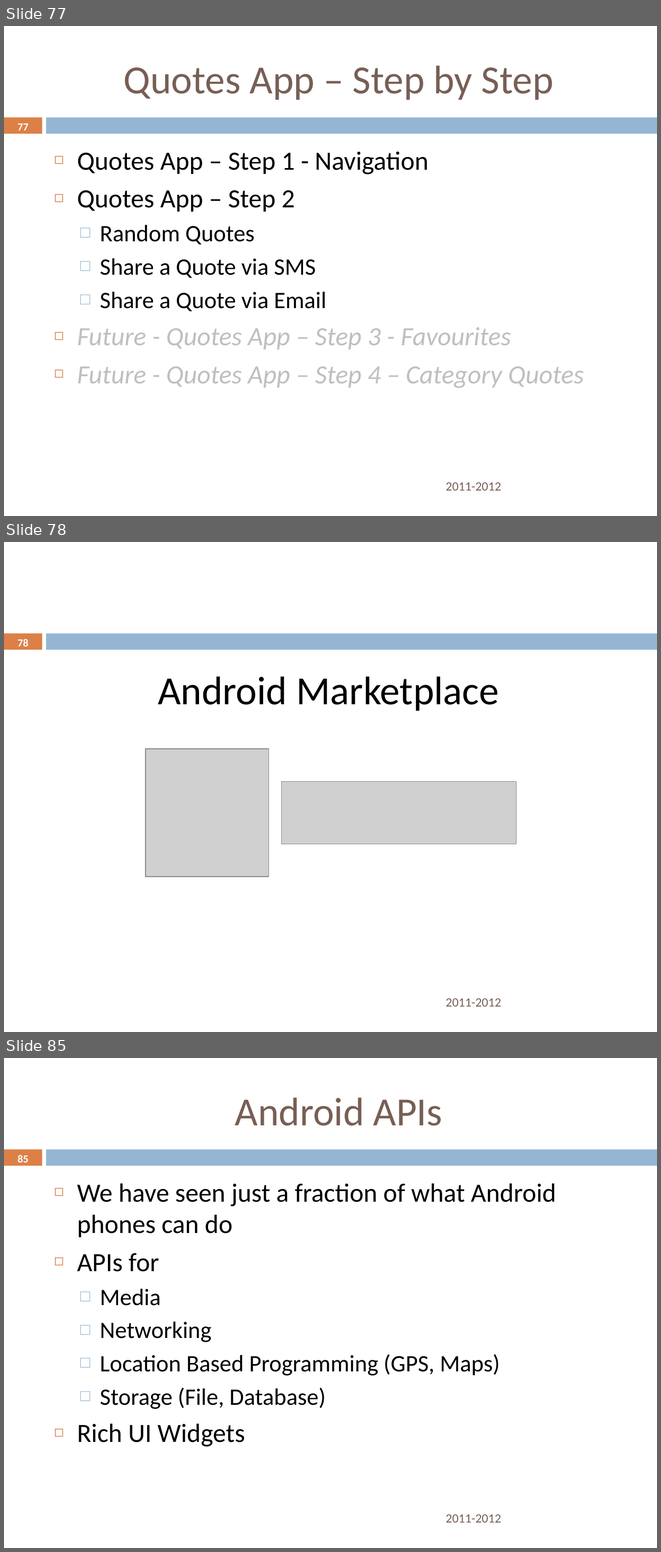
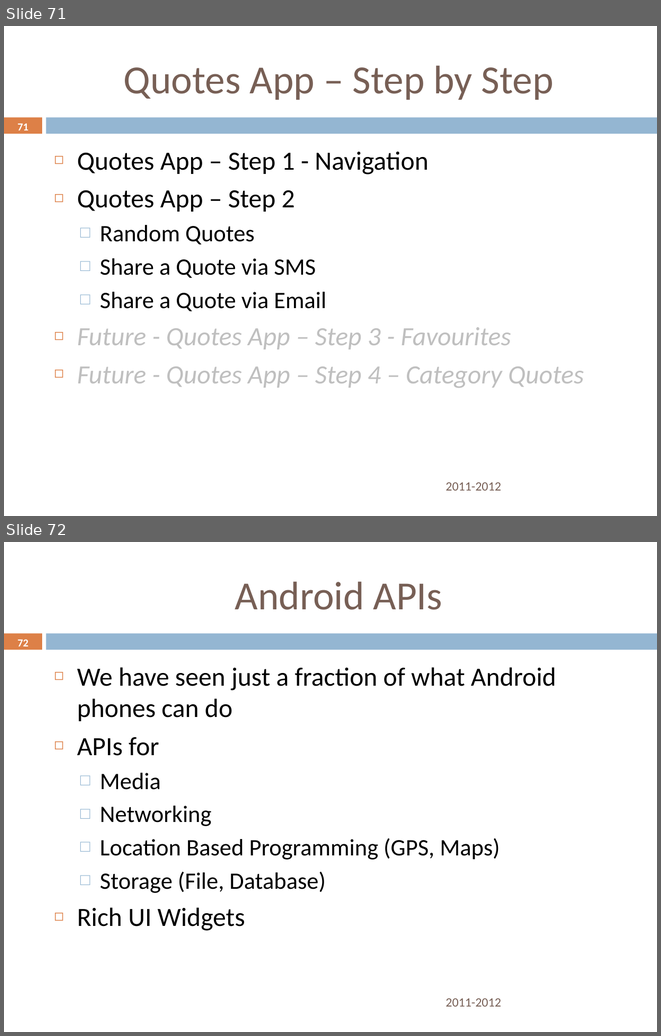
Before and after one commit to rominirani/Nitrodroid-2012-Android101-Workshop, a slide deck: presentation/AndroidDeveloper101Workshop-October6-Nitrodroid-2012-MindStormSoftware.pptx. Shown one above the other, each under a label of ours: slides 77, 78 and 85 before the commit, slides 71 and 72 after it; the slides between them are not shown. The pictures are 661x1552 and 661x1036 pixels, drawn with LibreOffice and Linux fonts; fonts in the diff are those of the drawing; grey boxes stand for pictures; background and template pictures are left out. Boxes give left, top, right and bottom in pixels: in the first picture for what was removed or moved away, otherwise in the second. Text is boxed around its words. In the diff, an @@ line names an element or a change of style, - is before the commit and + after.

```diff
--- a/presentation/AndroidDeveloper101Workshop-October6-Nitrodroid-2012-MindStormSoftware.pptx
+++ b/presentation/AndroidDeveloper101Workshop-October6-Nitrodroid-2012-MindStormSoftware.pptx
@@ slide 78 removed at (4, 542, 657, 1032), background #FFFFFF; not listed: 2 template elements that a slide beside it also shows @@
@@ page number removed at (18, 639, 29, 646) @@
-78
@@ text removed at (158, 676, 499, 711) @@
-Android Marketplace
@@ picture removed at (146, 749, 269, 877) @@
@@ picture removed at (282, 782, 516, 844) @@
@@ text removed at (445, 998, 501, 1006) @@
-2011-2012
@@ what was slide 77 is now slide 71 @@
@@ page number at (18, 124, 29, 130): text changed @@
-77
+71
@@ what was slide 85 is now slide 72 @@
@@ page number at (18, 639, 29, 646): text changed @@
-85
+72
```
Also in this commit, not shown: 6 slides changed, 12 other slides removed, 1 other file.
